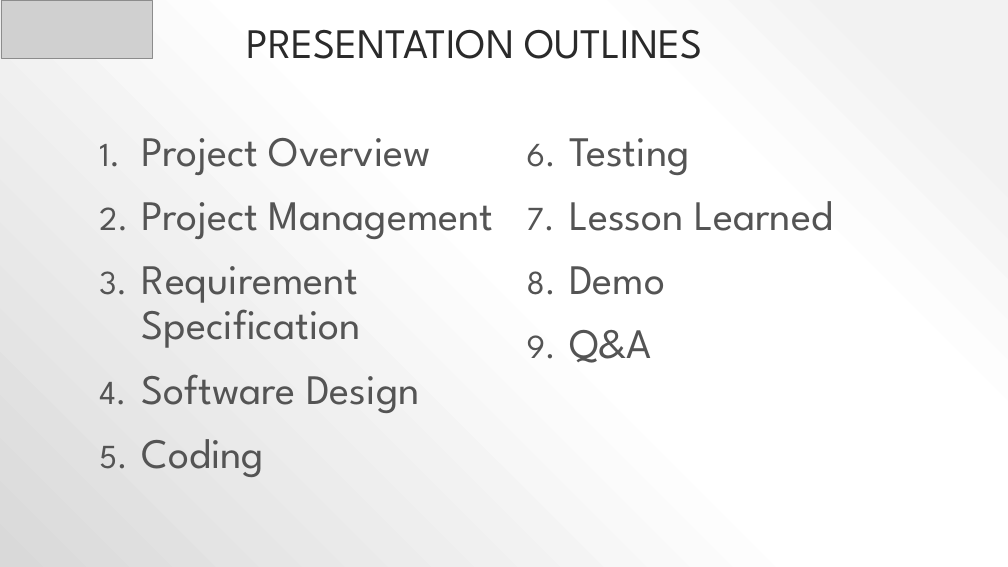
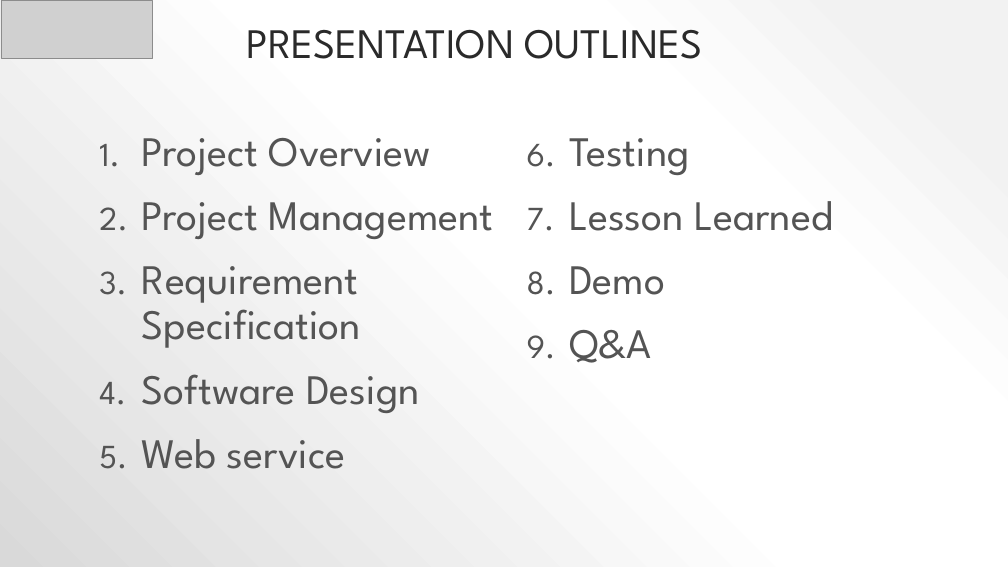
Before and after one commit to sangnvus/2015FALLIS01, a slide deck: slide 2 of Final/F_Taxi_Slide.pptx. Drawn at 1008x567 pixels with LibreOffice and Linux fonts; fonts in the diff are those of the drawing; grey boxes stand for pictures. Boxes give left, top, right and bottom in pixels: in the first picture for what was removed or moved away, otherwise in the second. Text is boxed around its words. In the diff, an @@ line names an element or a change of style, - is before the commit and + after.

```diff
--- a/Final/F_Taxi_Slide.pptx
+++ b/Final/F_Taxi_Slide.pptx
@@ text at [142, 439, 345, 469]: text changed @@
-5. Coding
+5. Web service
```
Also in this commit, not shown: 18 other slides changed, 1 slide added, 6 slides removed, 7 other files.
